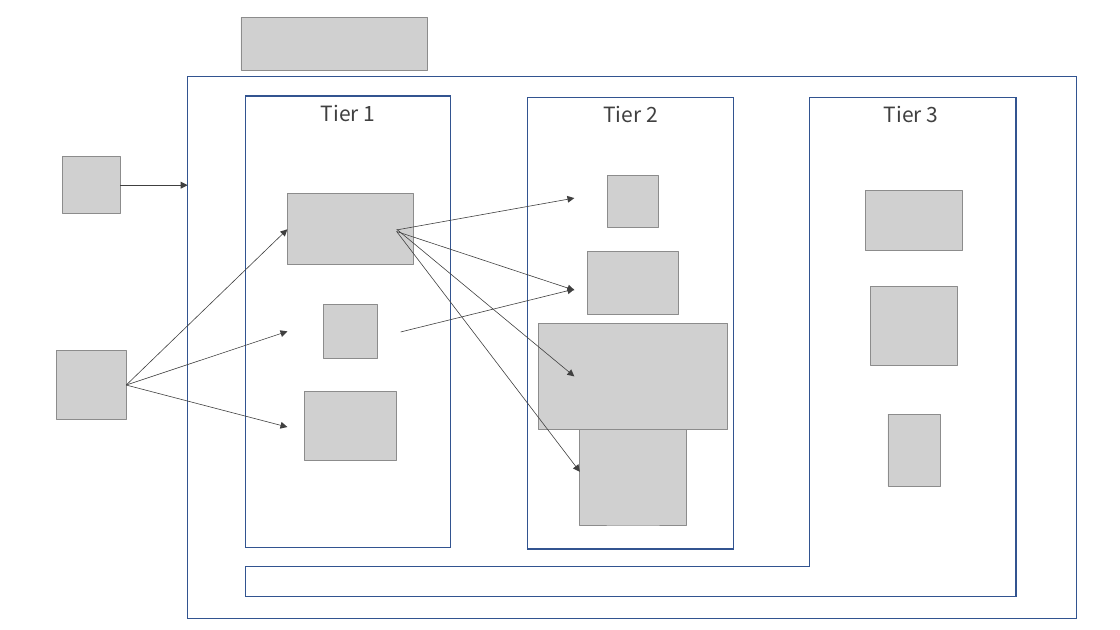
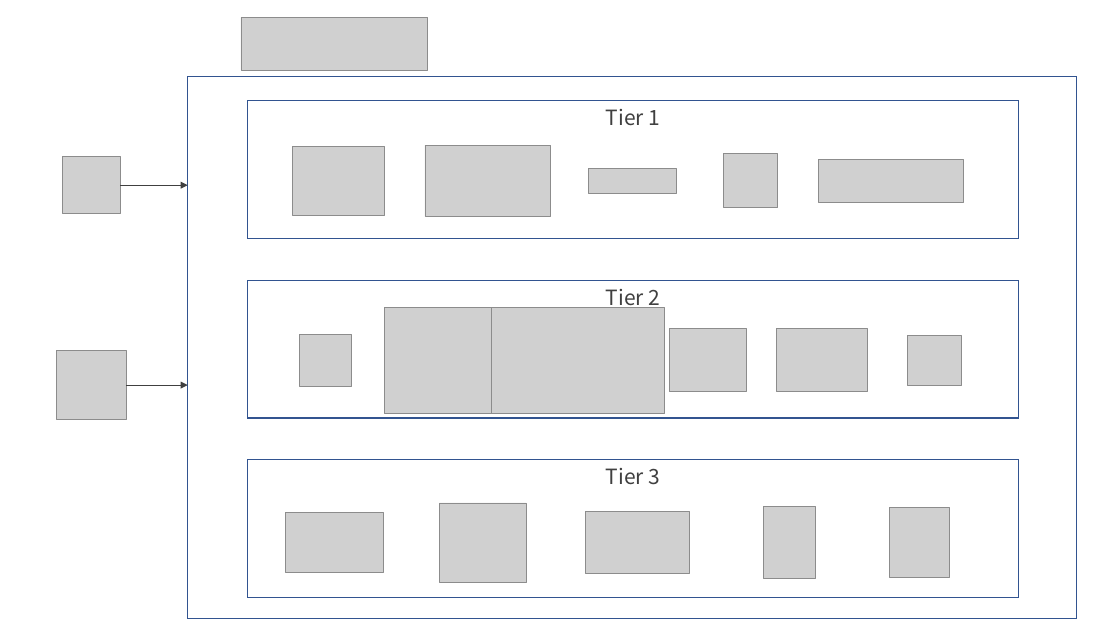
Before and after one commit to yurake/k8s-3tier-webapp, a slide deck: slide 1 of docs/LayardArchitecturalOverview.pptx. Drawn at 1120x630 pixels with LibreOffice and Linux fonts; fonts in the diff are those of the drawing; grey boxes stand for pictures. Boxes give left, top, right and bottom in pixels: in the first picture for what was removed or moved away, otherwise in the second. Text is boxed around its words. In the diff, an @@ line names an element or a change of style, - is before the commit and + after.

```diff
--- a/docs/LayardArchitecturalOverview.pptx
+++ b/docs/LayardArchitecturalOverview.pptx
@@ corner removed at (245,97,1017,597) @@
@@ rounded rectangle "Tier 1": place and size @@
-rounded rectangle "Tier 1" at (245,96,451,548)
+rounded rectangle "Tier 1" at (248,101,1019,239)
@@ picture: place and size @@
-picture at (304,392,396,460)
+picture at (293,146,385,215)
@@ picture: place and size @@
-picture at (287,194,413,266)
+picture at (425,145,551,217)
@@ picture added at (588,169,676,193) @@
@@ picture: place and size @@
-picture at (323,304,377,358)
+picture at (723,154,777,208)
@@ picture added at (819,159,964,202) @@
@@ arrow removed from (397, 230) to (575, 198) @@
@@ arrow removed from (126, 385) to (287, 229) @@
@@ arrow removed from (397, 229) to (575, 376) @@
@@ arrow removed from (397, 232) to (575, 291) @@
@@ arrow removed from (397, 232) to (580, 472) @@
@@ rounded rectangle "Tier 2": place and size @@
-rounded rectangle "Tier 2" at (528,97,734,549)
+rounded rectangle "Tier 2" at (248,281,1019,418)
@@ arrow removed from (401, 332) to (575, 289) @@
@@ picture: place and size @@
-picture at (580,418,686,525)
+picture at (385,308,492,414)
@@ picture: place and size @@
-picture at (539,323,728,430)
+picture at (476,308,665,414)
@@ picture added at (669,329,746,392) @@
@@ picture: place and size @@
-picture at (588,252,679,315)
+picture at (777,329,868,392)
@@ arrow removed from (126, 385) to (287, 332) @@
@@ picture: place and size @@
-picture at (607,176,659,227)
+picture at (300,334,351,386)
@@ picture added at (907,336,961,386) @@
@@ arrow moved from (126, 385) - (287, 427) to (126, 385) - (187, 385) @@
@@ rounded rectangle "Tier 3": place and size @@
-rounded rectangle "Tier 3" at (884,106,939,123)
+rounded rectangle "Tier 3" at (248,460,1019,597)
@@ rounded rectangle "Tier 3" at (248,460,1019,597): alignment left to centre; outline none to #325491 1 pt @@
@@ picture: place and size @@
-picture at (871,287,958,365)
+picture at (439,503,526,582)
@@ picture: place and size @@
-picture at (888,414,940,486)
+picture at (764,507,816,579)
@@ picture added at (889,508,949,578) @@
@@ picture: place and size @@
-picture at (865,191,963,250)
+picture at (286,513,383,573)
@@ picture added at (586,512,690,573) @@
```
Also in this commit, not shown: 2 other files.
